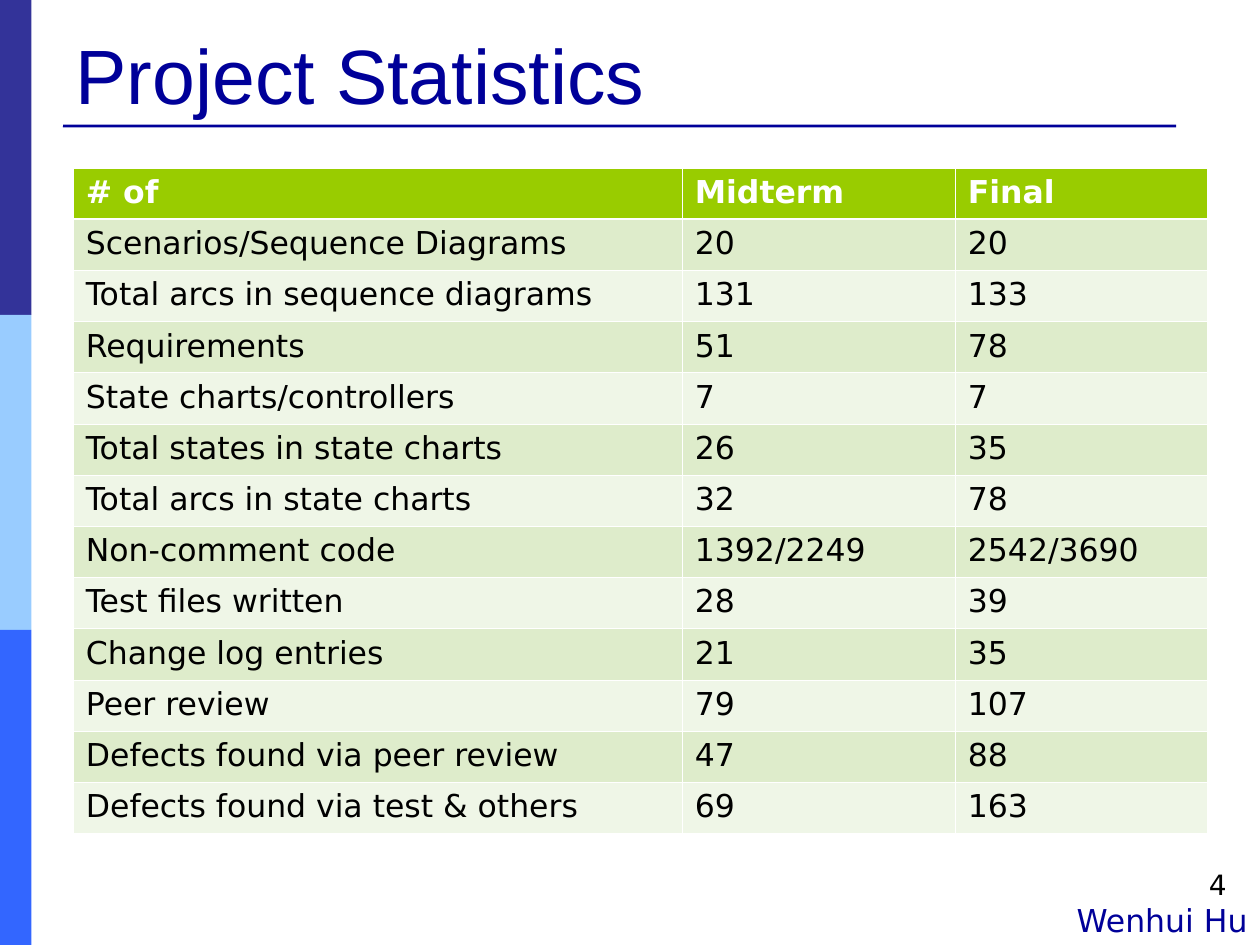
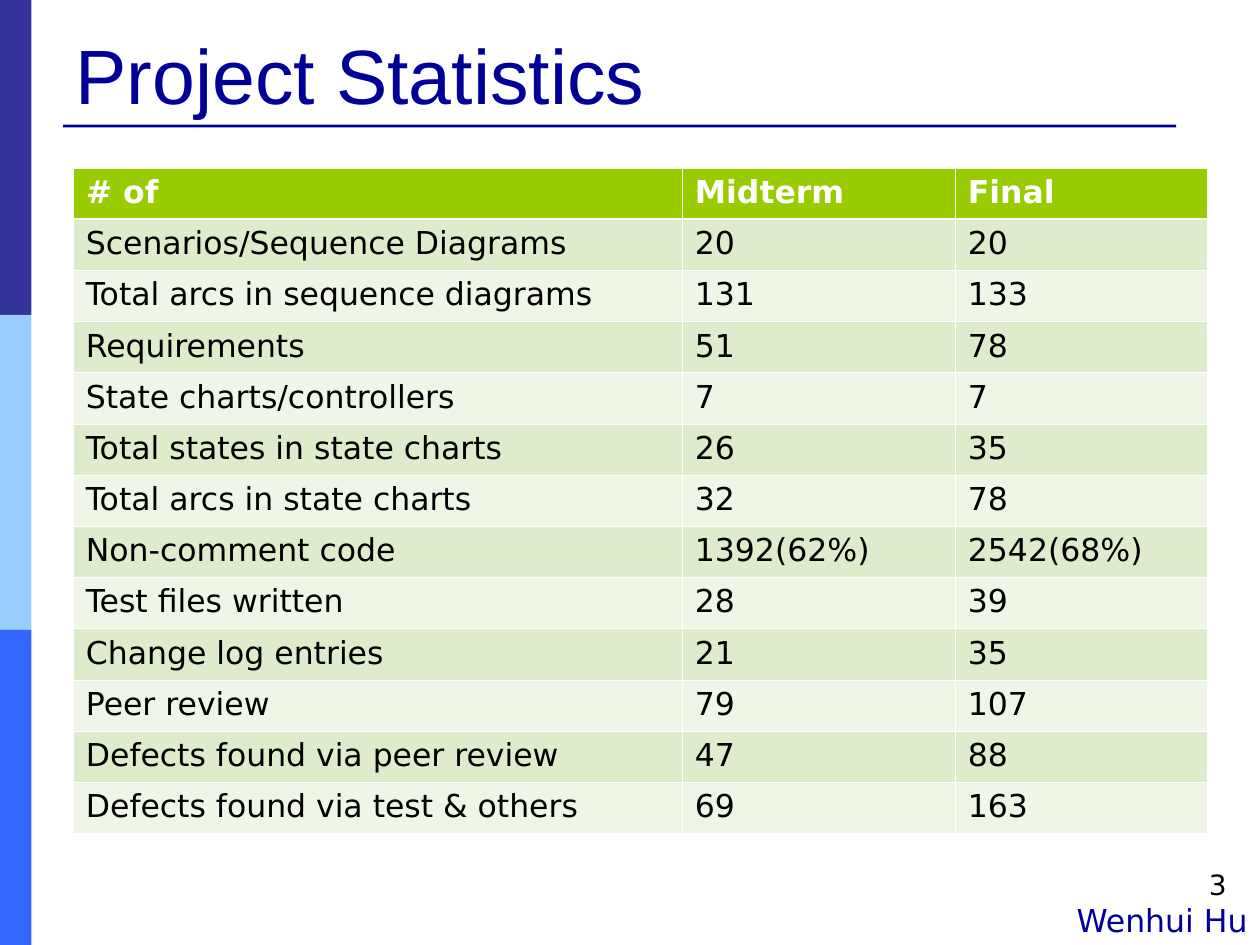
Before and after one commit to Muliang/18649, a slide deck: slide 3 of logs/09_final_pres.ppt (slide 4 before the commit). Drawn at 1260x945 pixels with LibreOffice and Linux fonts; fonts in the diff are those of the drawing. Boxes give left, top, right and bottom in pixels: in the first picture for what was removed or moved away, otherwise in the second. Text is boxed around its words. In the diff, an @@ line names an element or a change of style, - is before the commit and + after.

```diff
--- a/logs/09_final_pres.ppt
+++ b/logs/09_final_pres.ppt
@@ table at [73,168,1207,833] @@
-row 8, column 2: 1392/2249
+row 8, column 2: 1392(62%)
-row 8, column 3: 2542/3690
+row 8, column 3: 2542(68%)
@@ page number at [1209,874,1227,896]: text changed @@
-4
+3
```
Also in this commit, not shown: 15 other slides changed.
